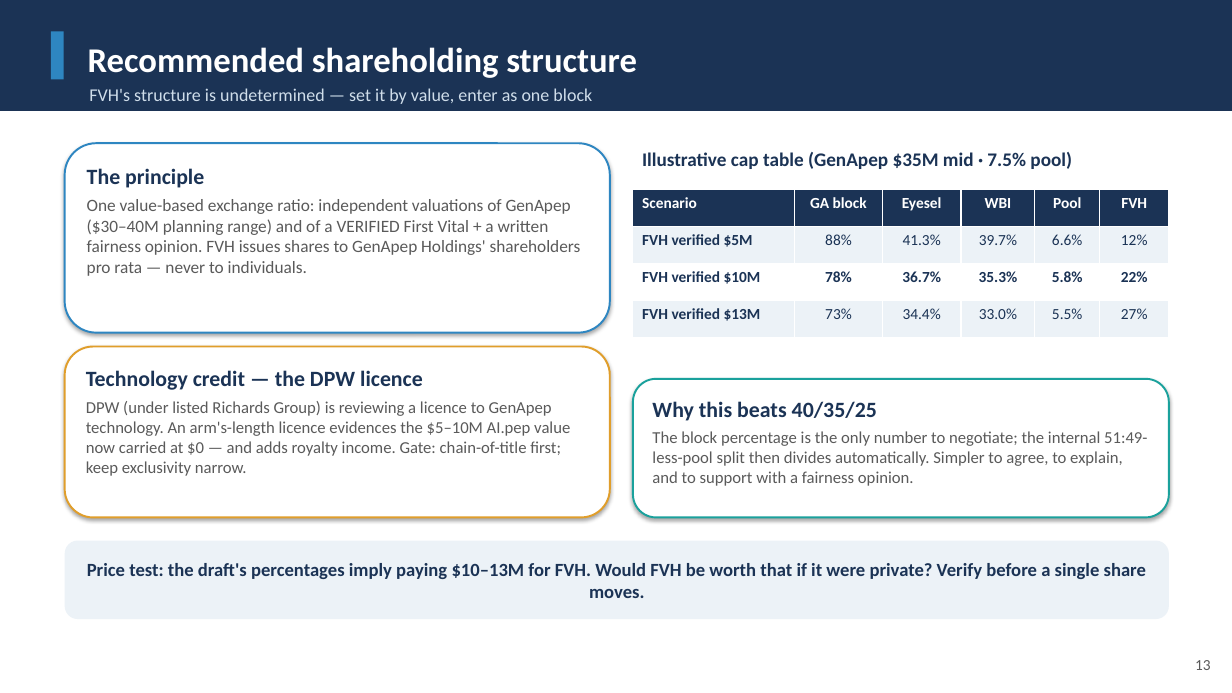
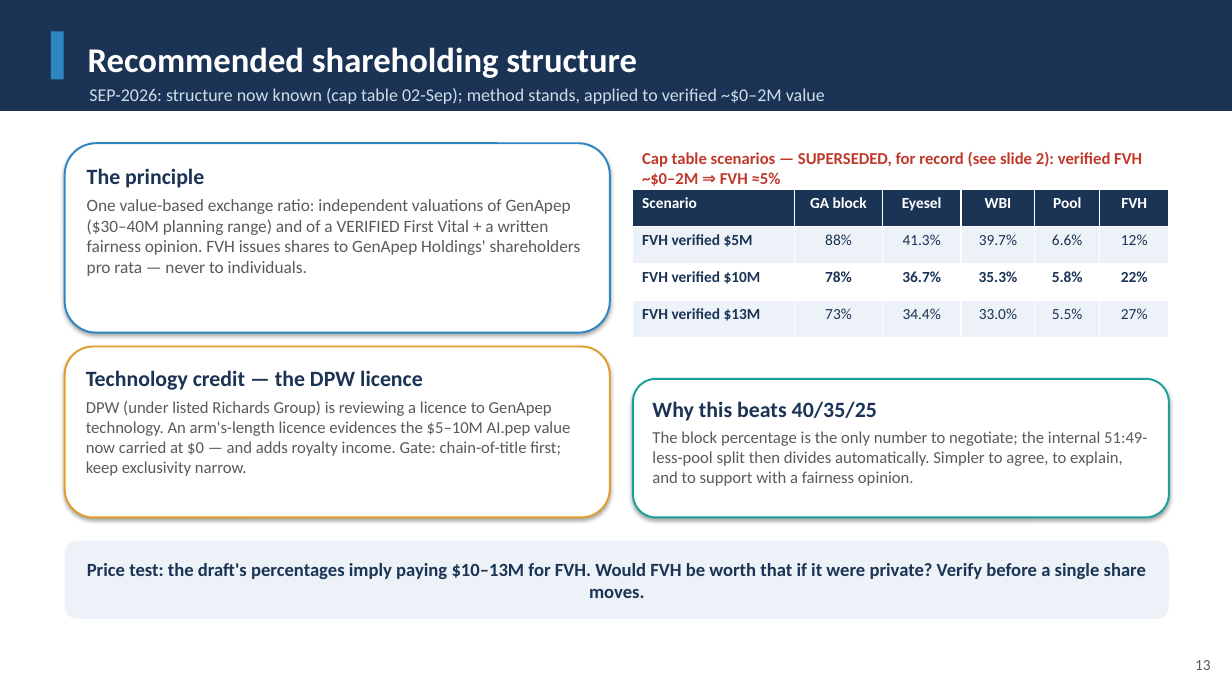
Before and after one commit to leicatam/gamification, a slide deck: slide 13 of synexo/GenApep_Executive_Presentation.pptx. Drawn at 1232x693 pixels with LibreOffice and Linux fonts; fonts in the diff are those of the drawing. Boxes give left, top, right and bottom in pixels: in the first picture for what was removed or moved away, otherwise in the second. Text is boxed around its words. In the diff, an @@ line names an element or a change of style, - is before the commit and + after.

```diff
--- a/synexo/GenApep_Executive_Presentation.pptx
+++ b/synexo/GenApep_Executive_Presentation.pptx
@@ text at (x1=89, y1=88, x2=825, y2=104): text changed @@
-FVH's structure is undetermined — set it by value, enter as one block
+SEP-2026: structure now known (cap table 02-Sep); method stands, applied to verified ~$0–2M value
@@ text at (x1=642, y1=152, x2=1142, y2=186): text changed; size 15 to 13 pt; text colour #1B3355 to #C0392B @@
-Illustrative cap table (GenApep $35M mid · 7.5% pool)
+Cap table scenarios — SUPERSEDED, for record (see slide 2): verified FVH ~$0–2M ⇒ FVH ≈5%
```
Also in this commit, not shown: 10 other slides changed, 10 other files.
